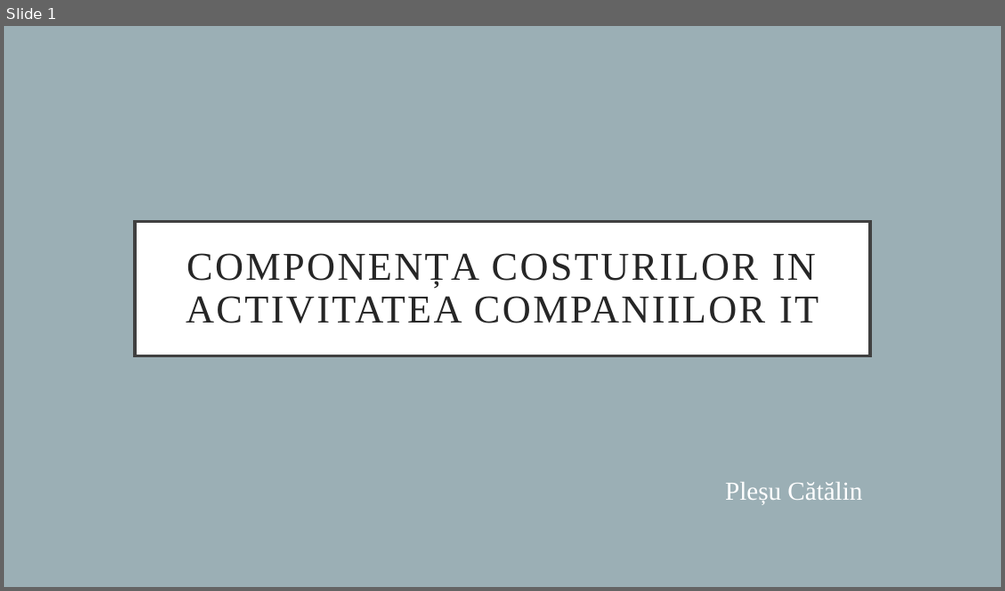
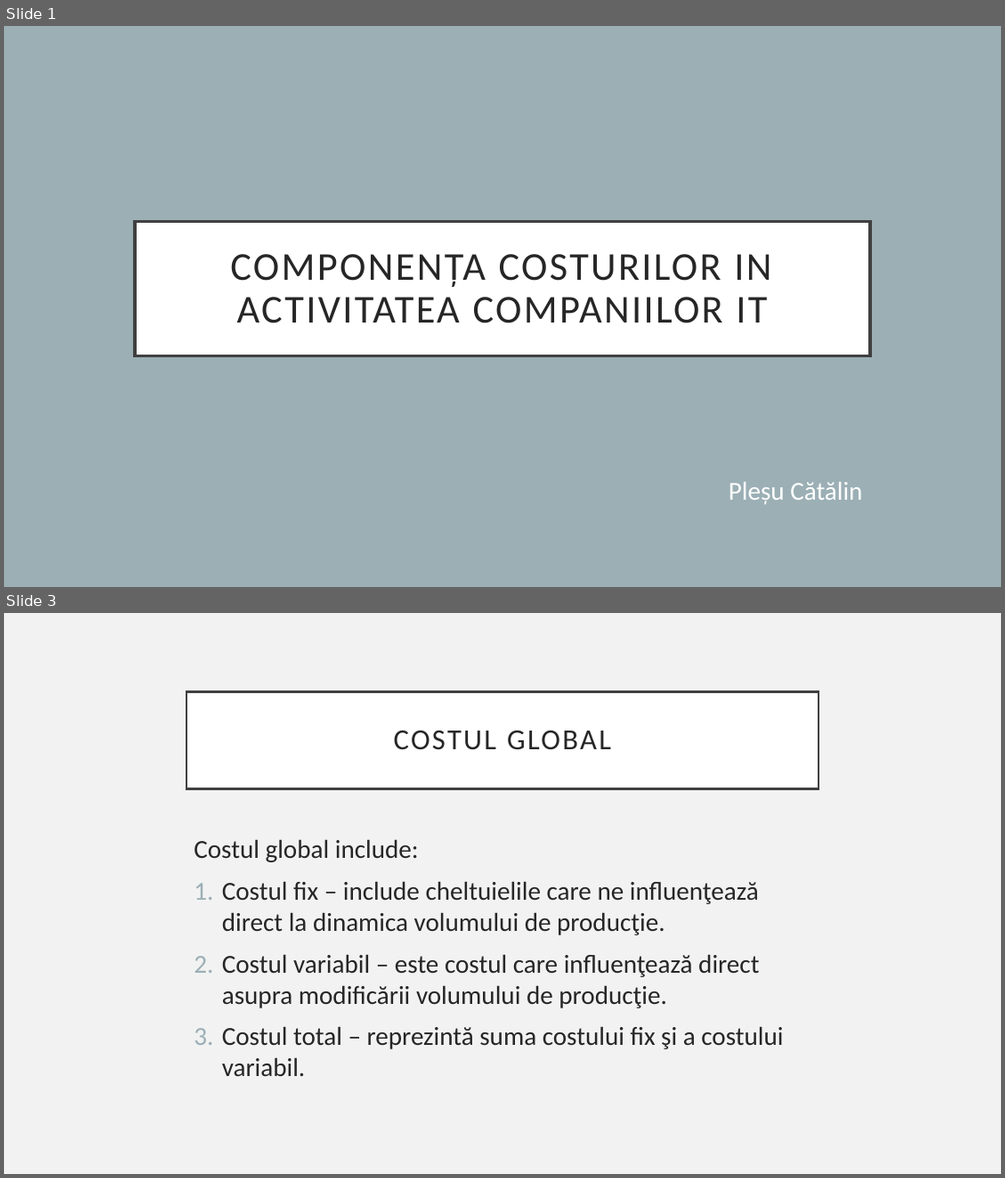
Before and after one commit to Catalinhimself/UTM, a slide deck: FER/componenta preturilor/componenta costurilor.pptx. Shown one above the other, each under a label of ours: slide 1 before the commit, slides 1 and 3 after it; the slides between them are not shown. The pictures are 1005x591 and 1005x1178 pixels, drawn with LibreOffice and Linux fonts; fonts in the diff are those of the drawing. Boxes give left, top, right and bottom in pixels: in the first picture for what was removed or moved away, otherwise in the second. Text is boxed around its words. In the diff, an @@ line names an element or a change of style, - is before the commit and + after.

```diff
--- a/FER/componenta preturilor/componenta costurilor.pptx
+++ b/FER/componenta preturilor/componenta costurilor.pptx
@@ slide 3 added at (4, 613, 1001, 1174), background #F2F2F2 @@
@@ title added at (186, 691, 818, 788), fill #FFFFFF, outline #404040 2.5 pt, 28 pt, text #262626 @@
+COSTUL GLOBAL
@@ text added at (194, 839, 783, 1076), 25 pt, text #262626 @@
+Costul global include:
+1. Costul fix – include cheltuielile care ne influenţează direct la dinamica volumului de producţie.
+2. Costul variabil – este costul care influenţează direct asupra modificării volumului de producţie.
+3. Costul total – reprezintă suma costului fix şi a costului variabil.
@@ slide 1 changed as well @@
@@ title "COMPONENȚA COSTURILOR IN ACTIVITATEA COMPANIILOR ..." at (135, 221, 870, 356): font Times New Roman to Calibri @@
@@ subtitle "Pleșu Cătălin" at (728, 482, 862, 504): font Times New Roman to Calibri @@
```
Also in this commit, not shown: 3 other slides added, 2 slides removed, 4 other files.
